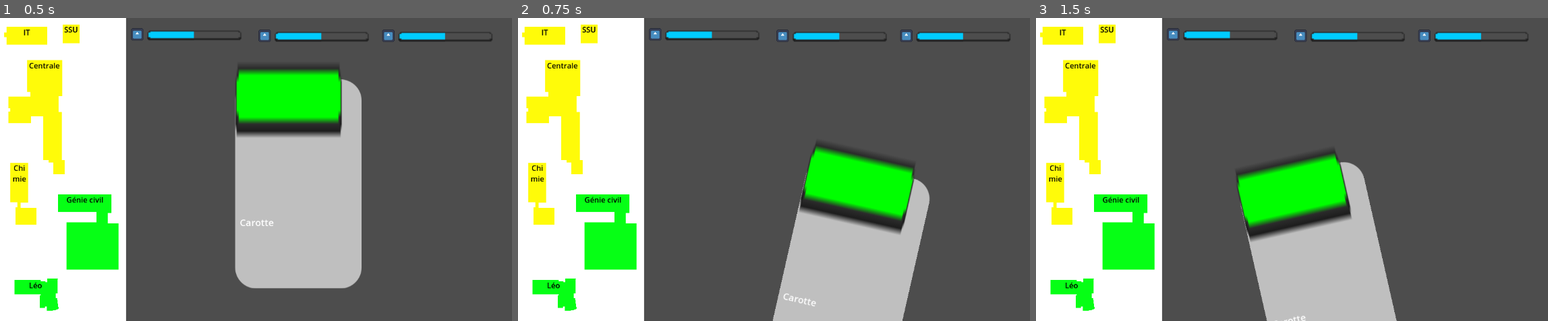
Above: before the commit, frames 1-3 (left to right).
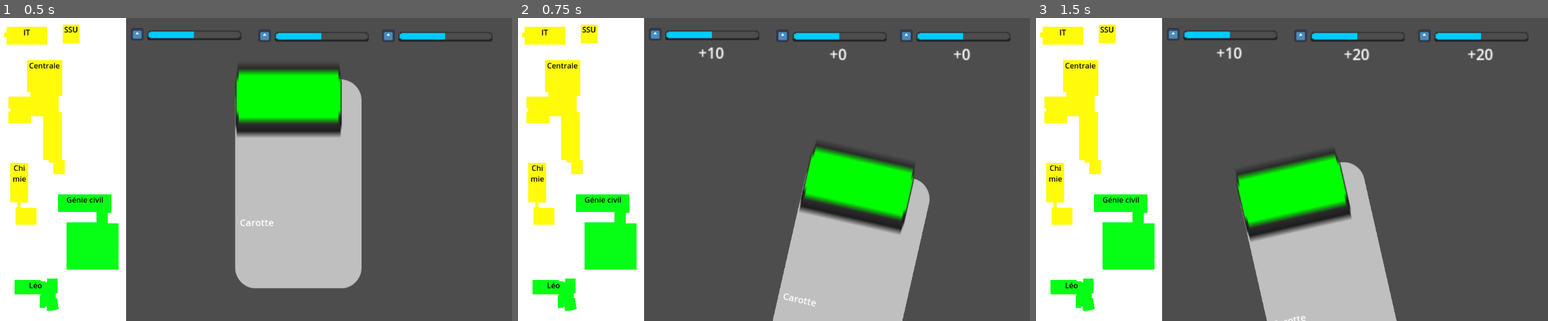
Above: after the commit, the same moments.

Repository: Spidermatou/The-Schu-Man
Game: Godot game, scene res://scenes/manager/manager.tscn
Two runs of this game, one before a commit and one after it. Both use one fixed random seed, a clock stepped at 60 frames per second and the inputs below. The engine's default icon, where the game draws it, is replaced by a stand-in: a white triangle on a blue panel in a dark square.
Inputs:
- Up to frame 1 (0.5 s): no input
- Up to frame 2 (0.75 s): tap Enter at 0.5 s; hold Right from 0.53 s (still down)
- Up to frame 3 (1.5 s): tap Space at 1.25 s; release Right at 1.28 s; hold Left from 1.28 s (still down)

Frame 1 is identical in both runs. In frame 2, 0.2% of the frame differs, in the area x 35-89%, y 9-14%; in frame 3, 0.3%, in the area x 35-90%, y 9-14%.

Commit message:
apply effect when card is chosen

Diff:
--- a/The Schu-Man/scenes/gauges/gauge.gd
+++ b/The Schu-Man/scenes/gauges/gauge.gd
@@ -6,7 +6,7 @@
 @onready var _icon : Sprite2D = $Icon
 @export var iconTexture : Texture2D
 
-func setValue(value : int):
+func setVariation(value : int):
 	if value < 0:
 		_variation.text = str(value)
 	else:
@@ -20,7 +20,7 @@
 
 func _ready():
 	showVariation()
-	setValue(0)
+	setVariation(0)
 
 func _process(delta):
 	_icon.texture = iconTexture
--- a/The Schu-Man/scenes/manager/manager.gd
+++ b/The Schu-Man/scenes/manager/manager.gd
@@ -27,6 +27,7 @@
 		print("JSON Parse Error: ", json.get_error_message(), " in ", loaded, " at line ", json.get_error_line())
 
 func nextCard(): # TODO
+	# choose new card dataset
 	var size : int = cardsData.size()
 	if size > 0:
 		var randomInd : int = randi_range(0, size - 1)
@@ -53,21 +54,14 @@
 		# save
 		actualCardIndex = randomInd
 
-func refuseCard():
-	nextCard()
-
-func acceptCard():
-	# TODO
-	# set gauges
-	nextCard()
-
-# TODO rename
-func handlePeakToLeft():
-	pass
-
-# TODO rename
-func handlePeakToRight():
-	pass
+func resetUI():
+	# reset gauges indications
+	_financeGauge.hideVariation()
+	_internGauge.hideVariation()
+	_centralGauge.hideVariation()
+	# reset card
+	_card.setDialog("")
+	_card.setImage(null)
 
 func _ready():
 	# reset debug
@@ -106,3 +100,44 @@
 func _on_gauge_intern_is_empty():
 	_endGameScreen.show()
 	# _endGameScreen.texture = load("res://path/to/your/texture.png")
+
+
+func _on_card_peak_to_left():
+	var card = cardsData[actualCardIndex]
+	_financeGauge.setVariation(card["effectLeft"]["budget"])
+	_internGauge.setVariation(card["effectLeft"]["internalSatisfaction"])
+	_centralGauge.setVariation(card["effectLeft"]["internalSatisfaction"])
+
+	# show them
+	_financeGauge.showVariation()
+	_internGauge.showVariation()
+	_centralGauge.showVariation()
+
+	var renovationLeft = card["effectLeft"]["renovation"]
+	var buildingLeft = card["effectLeft"]["building"]
+
+
+func _on_card_peak_to_right():
+	var card = cardsData[actualCardIndex]
+	_financeGauge.setVariation(card["effectRight"]["budget"])
+	_internGauge.setVariation(card["effectRight"]["internalSatisfaction"])
+	_centralGauge.setVariation(card["effectRight"]["internalSatisfaction"])
+
+	# show them
+	_financeGauge.showVariation()
+	_internGauge.showVariation()
+	_centralGauge.showVariation()
+
+	var renovationLeft = card["effectRight"]["renovation"]
+	var buildingLeft = card["effectRight"]["building"]
+
+
+func _on_card_card_chosen(value : bool):
+	var card = cardsData[actualCardIndex]
+	var side : String
+	if (value == true): side = "effectRight"
+	else: side = "effectLeft"
+	_financeGauge.value += card[side]["budget"]
+	_internGauge.value += card[side]["budget"]
+	_centralGauge.value += card[side]["budget"]
+	resetUI()
--- a/The Schu-Man/scenes/manager/manager.tscn
+++ b/The Schu-Man/scenes/manager/manager.tscn
@@ -54,3 +54,6 @@
 [connection signal="isEmpty" from="GaugeFinance" to="." method="_on_gauge_finance_is_empty"]
 [connection signal="isEmpty" from="GaugeCentral" to="." method="_on_gauge_central_is_empty"]
 [connection signal="isEmpty" from="GaugeIntern" to="." method="_on_gauge_intern_is_empty"]
+[connection signal="cardChosen" from="Card" to="." method="_on_card_card_chosen"]
+[connection signal="peakToLeft" from="Card" to="." method="_on_card_peak_to_left"]
+[connection signal="peakToRight" from="Card" to="." method="_on_card_peak_to_right"]
